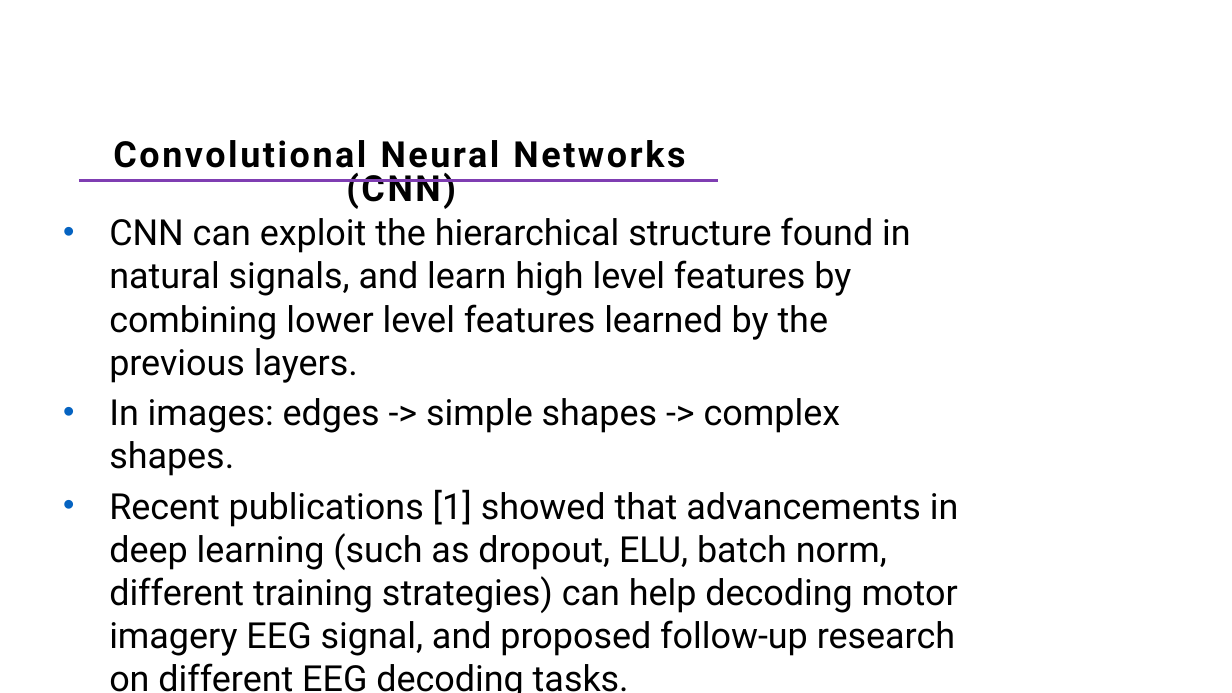
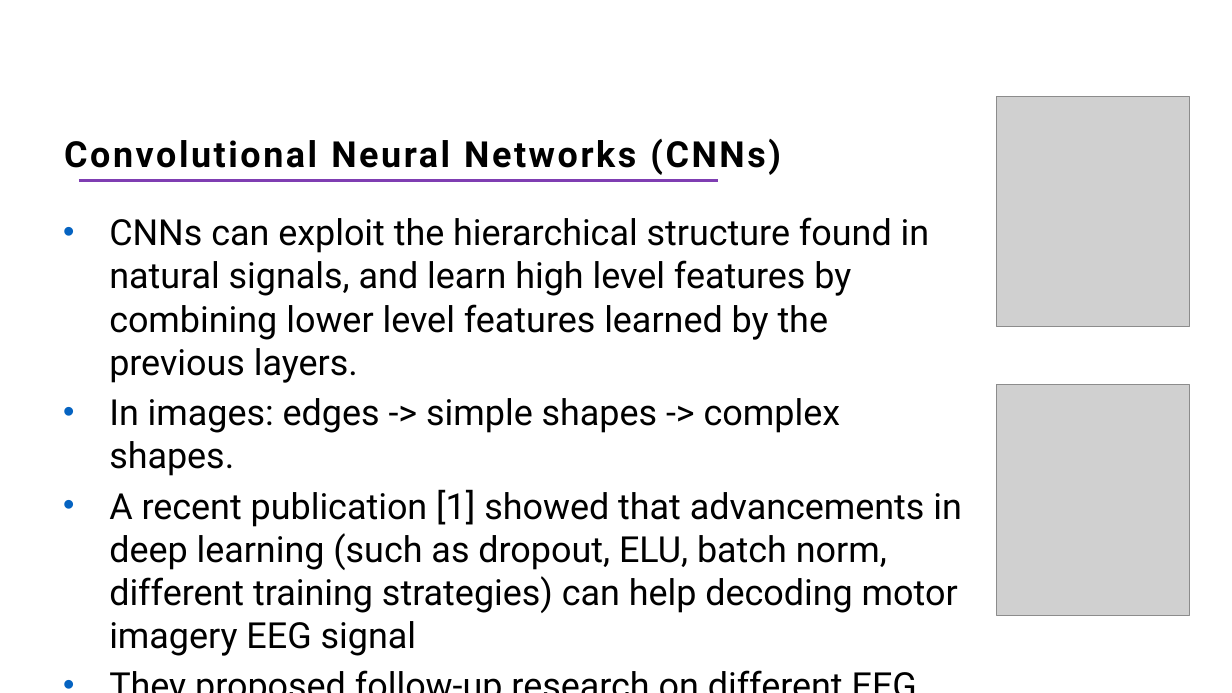
Before and after one commit to shaked3462/CognitiveWorkloadEstimation---EEG, a slide deck: slide 5 of Presentation/Project Presentation - Shaked Aharon.pptx. Drawn at 1232x693 pixels with LibreOffice and Linux fonts; fonts in the diff are those of the drawing; grey boxes stand for pictures. Boxes give left, top, right and bottom in pixels: in the first picture for what was removed or moved away, otherwise in the second. Text is boxed around its words. In the diff, an @@ line names an element or a change of style, - is before the commit and + after.

```diff
--- a/Presentation/Project Presentation - Shaked Aharon.pptx
+++ b/Presentation/Project Presentation - Shaked Aharon.pptx
@@ picture added at [996,96,1189,326] @@
@@ text at [64,139,781,175]: text changed @@
-Convolutional Neural Networks (CNN)
+Convolutional Neural Networks (CNNs)
@@ text at [109,217,930,383]: text changed @@
-• CNN can exploit the hierarchical structure found in natural signals, and learn high level features by combining lower level features learned by the previous layers.
+• CNNs can exploit the hierarchical structure found in natural signals, and learn high level features by combining lower level features learned by the previous layers.
@@ picture added at [996,384,1189,615] @@
@@ text at [109,489,962,656]: text changed @@
-• Recent publications [1] showed that advancements in deep learning (such as dropout, ELU, batch norm, different training strategies) can help decoding motor imagery EEG signal, and proposed follow-up research on different EEG decoding tasks.
+• A recent publication [1] showed that advancements in deep learning (such as dropout, ELU, batch norm, different training strategies) can help decoding motor imagery EEG signal
+• They proposed follow-up research on different EEG decoding tasks, such as cognitive workload.
```
Also in this commit, not shown: 11 other slides changed, 6 other files.
